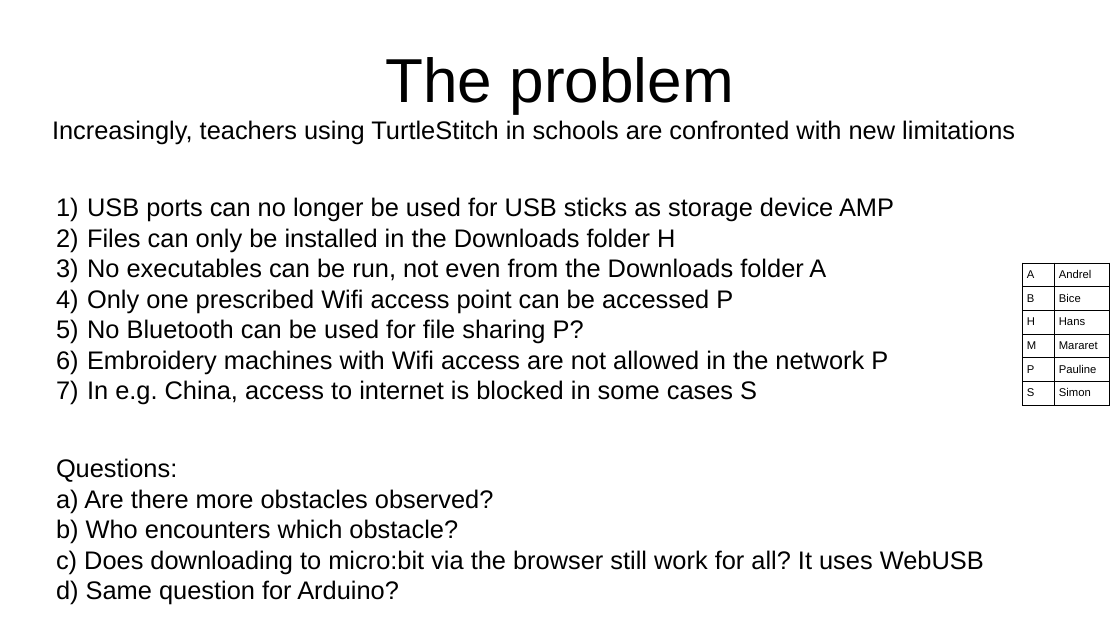
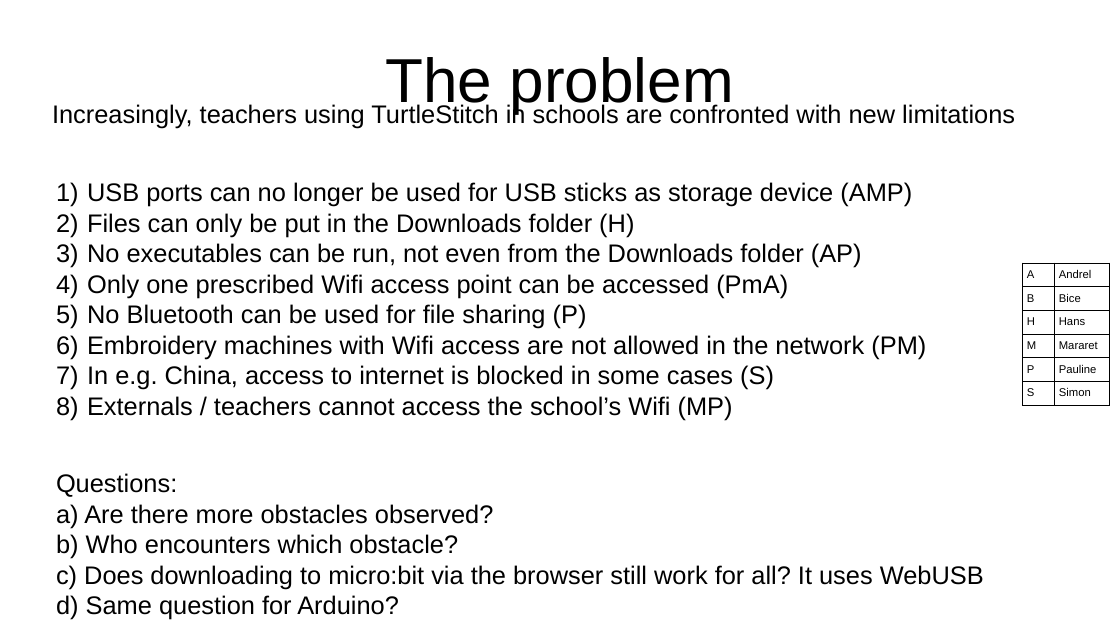
Before and after one commit to hansdejongehv/TSUSB, a slide deck: slide 4 of USBForbidden/What to do if USB is forbidden v0.1.odp. Drawn at 1120x630 pixels with LibreOffice and Linux fonts; fonts in the diff are those of the drawing. Boxes give left, top, right and bottom in pixels: in the first picture for what was removed or moved away, otherwise in the second. Text is boxed around its words. In the diff, an @@ line names an element or a change of style, - is before the commit and + after.

```diff
--- a/USBForbidden/What to do if USB is forbidden v0.1.odp
+++ b/USBForbidden/What to do if USB is forbidden v0.1.odp
@@ subtitle "Increasingly, teachers using TurtleStitch in ...": place and size @@
-subtitle "Increasingly, teachers using TurtleStitch in ..." at <box>52,120,1015,605</box>
+subtitle "Increasingly, teachers using TurtleStitch in ..." at <box>52,103,1015,620</box>
@@ subtitle at <box>87,182,926,420</box>: text changed @@
-1) USB ports can no longer be used for USB sticks as storage device AMP
-2) Files can only be installed in the Downloads folder H
-3) No executables can be run, not even from the Downloads folder A
-4) Only one prescribed Wifi access point can be accessed P
-5) No Bluetooth can be used for file sharing P?
-6) Embroidery machines with Wifi access are not allowed in the network P
-7) In e.g. China, access to internet is blocked in some cases S
+1) USB ports can no longer be used for USB sticks as storage device (AMP)
+2) Files can only be put in the Downloads folder (H)
+3) No executables can be run, not even from the Downloads folder (AP)
+4) Only one prescribed Wifi access point can be accessed (PmA)
+5) No Bluetooth can be used for file sharing (P)
+6) Embroidery machines with Wifi access are not allowed in the network (PM)
+7) In e.g. China, access to internet is blocked in some cases (S)
+8) Externals / teachers cannot access the school’s Wifi (MP)
```
Also in this commit, not shown: 6 other files.
